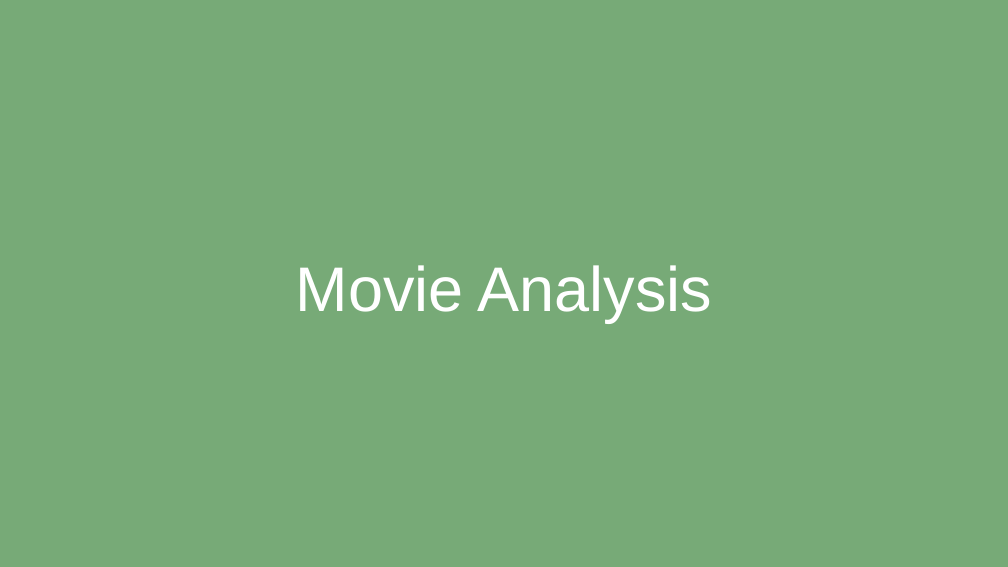
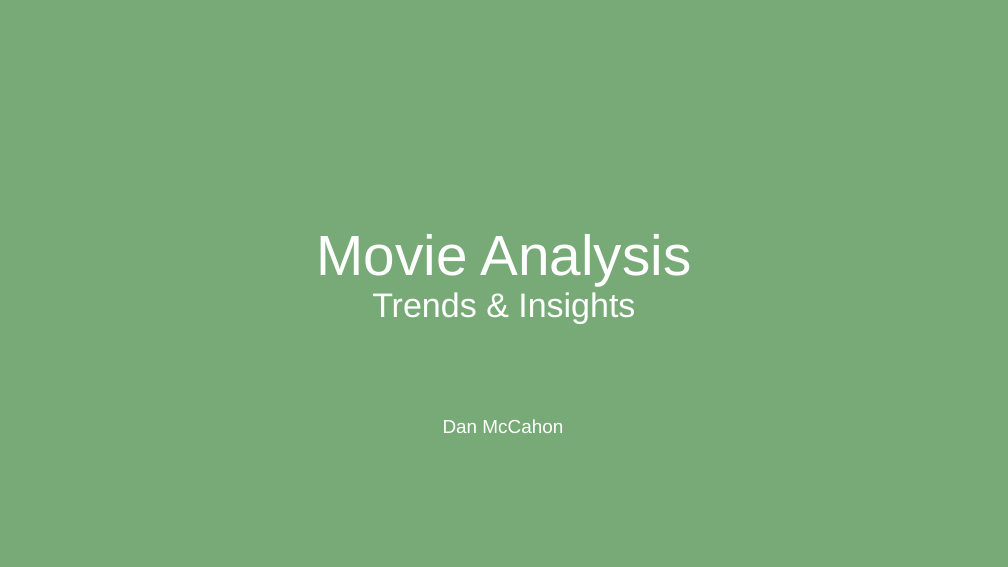
Before and after one commit to dtoshm/data_project_eight, a slide deck: slide 1 of movie_presentation.pptx. Drawn at 1008x567 pixels with LibreOffice and Linux fonts; fonts in the diff are those of the drawing. Boxes give left, top, right and bottom in pixels: in the first picture for what was removed or moved away, otherwise in the second. Text is boxed around its words. In the diff, an @@ line names an element or a change of style, - is before the commit and + after.

```diff
--- a/movie_presentation.pptx
+++ b/movie_presentation.pptx
@@ title at box(316, 234, 691, 324): text changed; size 60 to 32.4 pt @@
-Movie Analysis
+Movie Analysis
+Trends & Insights
@@ text added at box(443, 419, 563, 433), 18 pt, text #FFFFFF @@
+Dan McCahon
```
Also in this commit, not shown: 1 other slide changed, 3 slides added, 3 slides removed, 1 other file.
